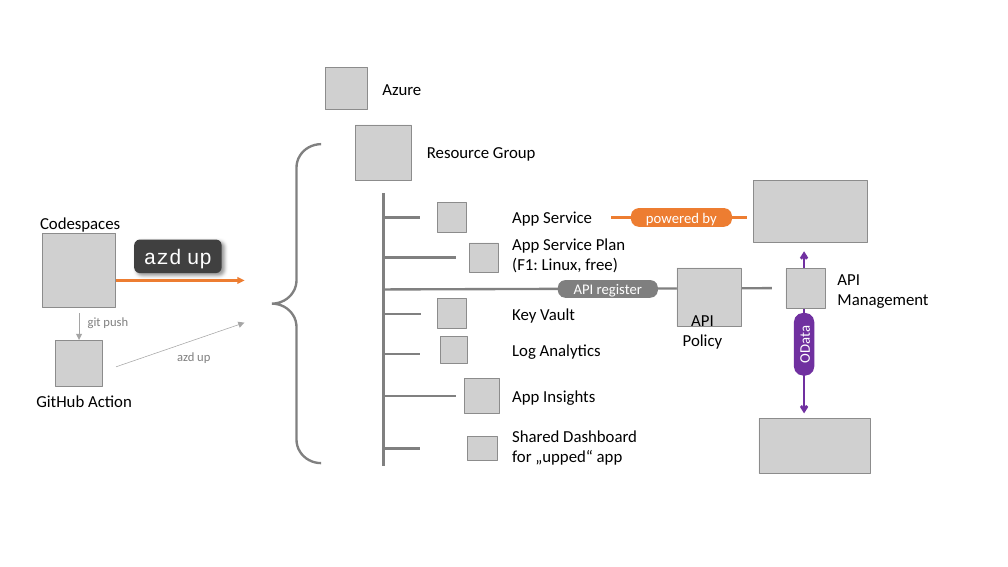
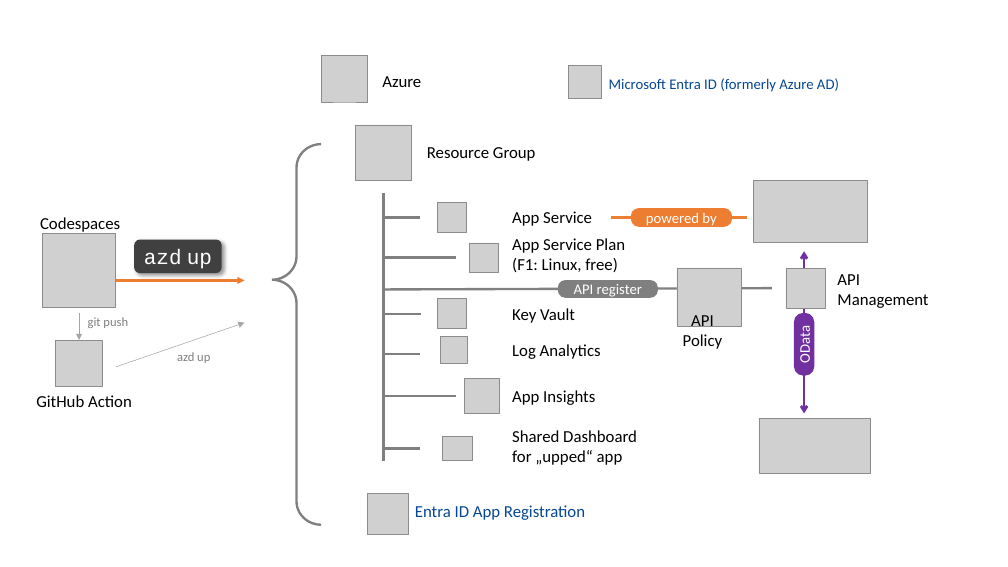
Before and after one commit to Azure-Samples/app-service-javascript-sap-cloud-sdk-quickstart, a slide deck: slide 1 of assets/drawings.pptx. Drawn at 1008x567 pixels with LibreOffice and Linux fonts; fonts in the diff are those of the drawing; grey boxes stand for pictures. Boxes give left, top, right and bottom in pixels: in the first picture for what was removed or moved away, otherwise in the second. Text is boxed around its words. In the diff, an @@ line names an element or a change of style, - is before the commit and + after.

```diff
--- a/assets/drawings.pptx
+++ b/assets/drawings.pptx
@@ picture: place and size @@
-picture at [325,67,368,110]
+picture at [321,56,368,102]
@@ text "Azure": place and size @@
-text "Azure" at [382,84,421,95]
+text "Azure" at [382,76,421,87]
@@ picture added at [568,65,601,98] @@
@@ text added at [609,78,839,92], 14 pt, text #074793 @@
+Microsoft Entra ID (formerly Azure AD)
@@ left brace: place and size @@
-left brace at [272,144,321,464]
+left brace at [272,144,321,525]
@@ left brace at [272,144,321,525]: proportions changed @@
@@ line moved from (383, 193) - (383, 466) to (383, 193) - (383, 461) @@
@@ picture: place and size @@
-picture at [467,436,497,461]
+picture at [442,436,472,461]
@@ picture added at [368,494,408,535] @@
@@ text added at [415,505,585,520], 16 pt, text #074793 @@
+Entra ID App Registration
```
Also in this commit, not shown: 11 other files.
